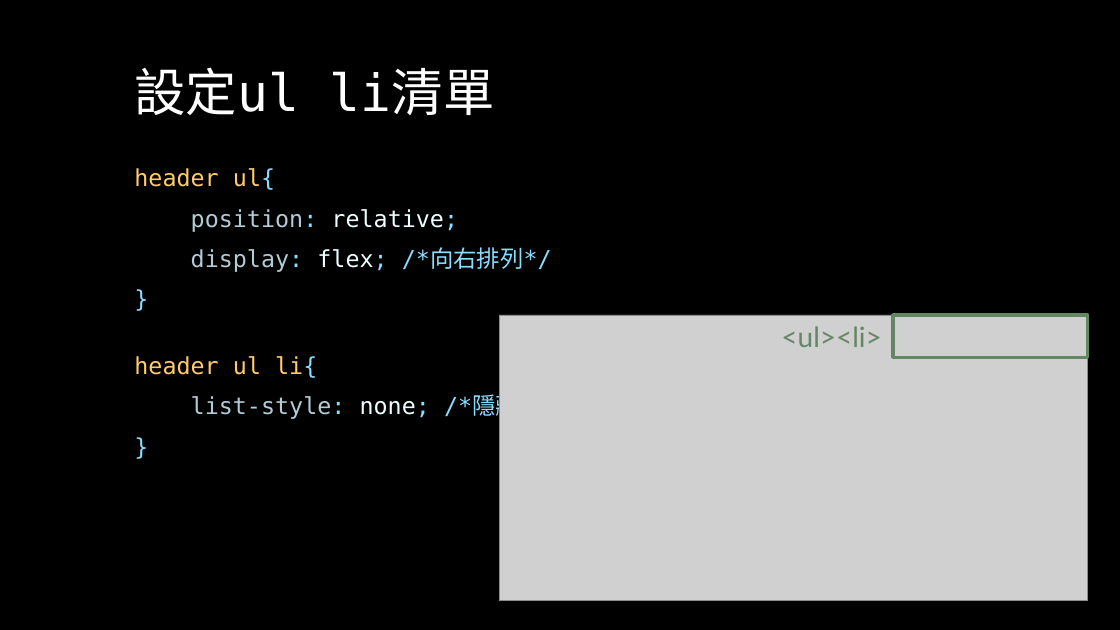
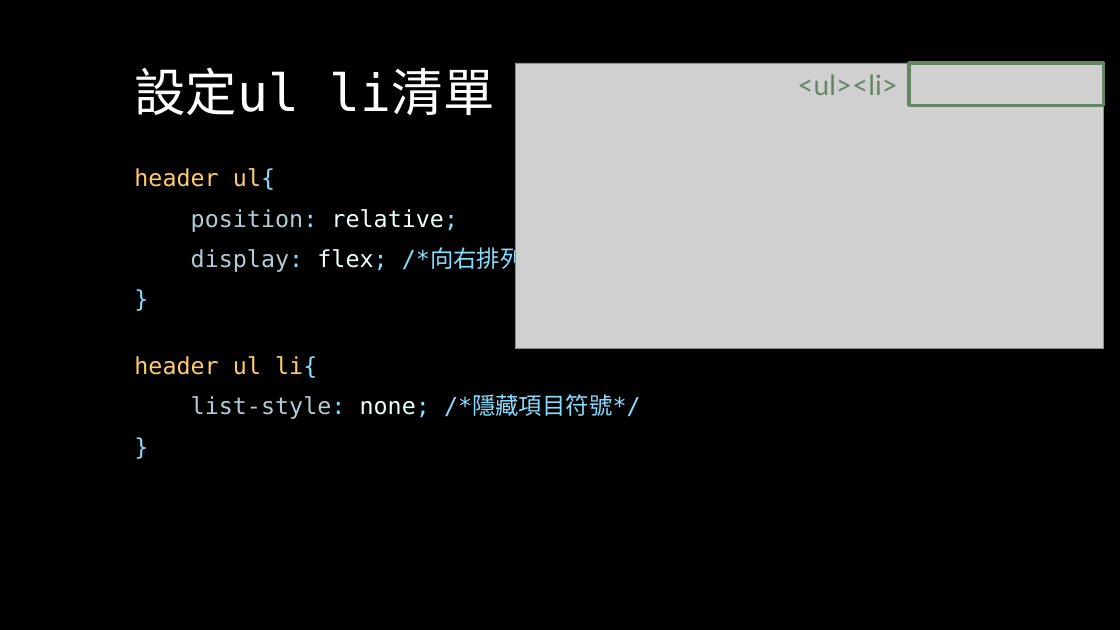
Before and after one commit to Alicexdcw/FrontEndTutorial, a slide deck: slide 18 of HTML & CSS & Javascript - starbuck.pptx (slide 22 before the commit). Drawn at 1120x630 pixels with LibreOffice and Linux fonts; fonts in the diff are those of the drawing; grey boxes stand for pictures. Boxes give left, top, right and bottom in pixels: in the first picture for what was removed or moved away, otherwise in the second. Text is boxed around its words. In the diff, an @@ line names an element or a change of style, - is before the commit and + after.

```diff
--- a/HTML & CSS & Javascript - starbuck.pptx
+++ b/HTML & CSS & Javascript - starbuck.pptx
@@ 1 picture, 1 text, 1 rectangle: place and size @@
-1 picture, 1 text, 1 rectangle at [499, 315, 1088, 601]
+1 picture, 1 text, 1 rectangle at [515, 63, 1104, 349]
```
Also in this commit, not shown: 3 other slides changed, 19 slides added, 24 slides removed, 11 other files.
